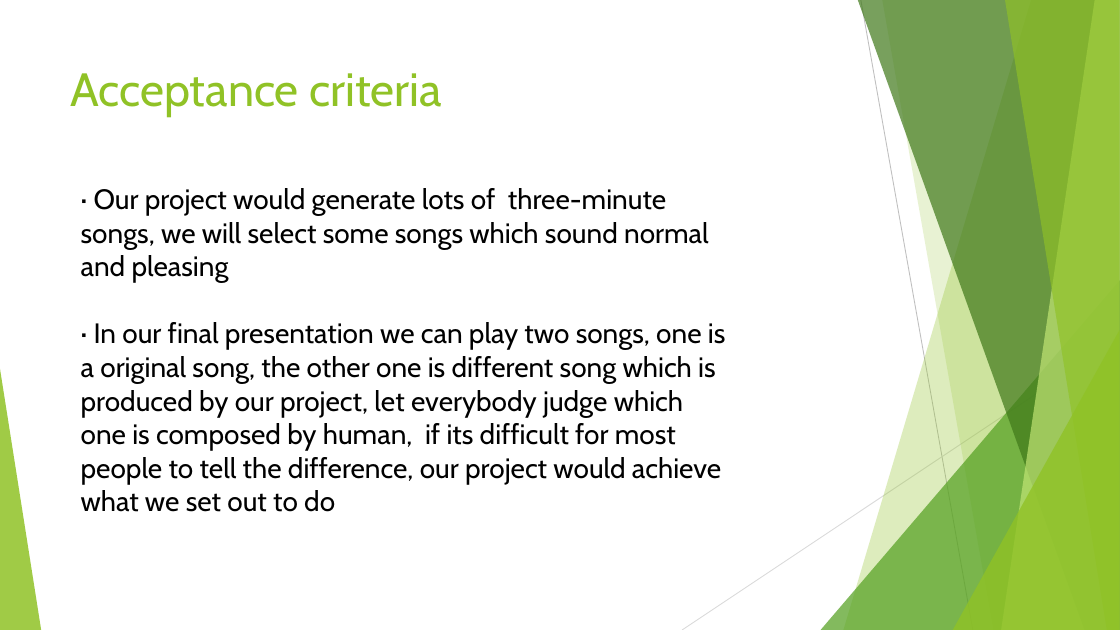
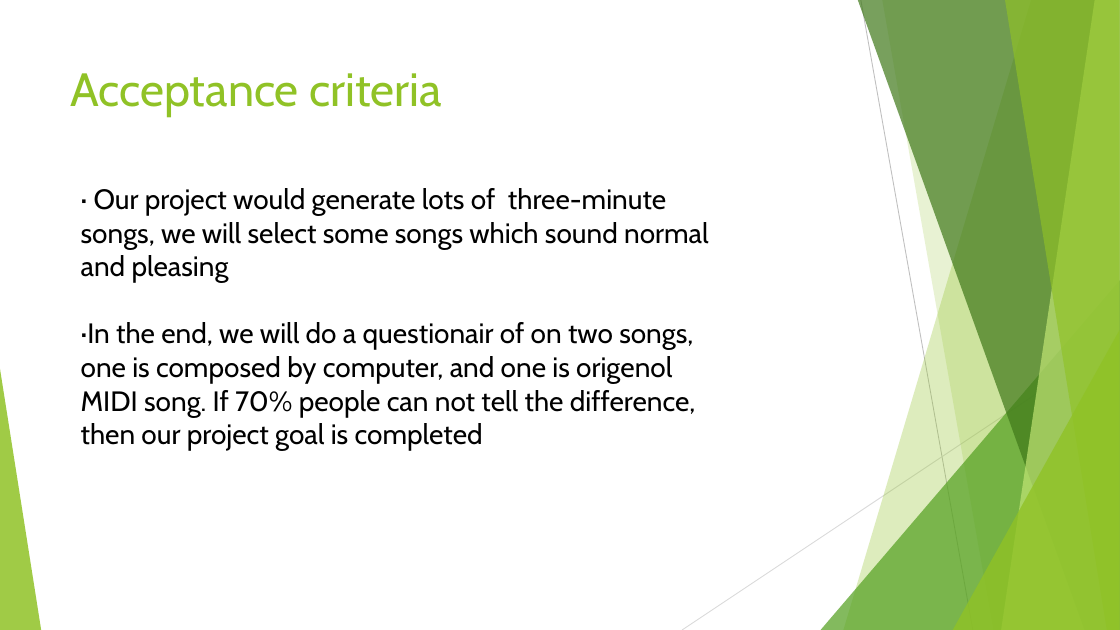
Before and after one commit to yingy4/Team4-Final-Project, a slide deck: slide 7 of smart music composer.pptx. Drawn at 1120x630 pixels with LibreOffice and Linux fonts; fonts in the diff are those of the drawing. Boxes give left, top, right and bottom in pixels: in the first picture for what was removed or moved away, otherwise in the second. Text is boxed around its words. In the diff, an @@ line names an element or a change of style, - is before the commit and + after.

```diff
--- a/smart music composer.pptx
+++ b/smart music composer.pptx
@@ text at (81,322,696,451): text changed @@
-· In our final presentation we can play two songs, one is a original song, the other one is different song which is produced by our project, let everybody judge which one is composed by human, if its difficult for most people to tell the difference, our project would achieve what we set out to do
+·In the end, we will do a questionair of on two songs, one is composed by computer, and one is origenol MIDI song. If 70% people can not tell the difference, then our project goal is completed
```
Also in this commit, not shown: 3 other slides changed.
